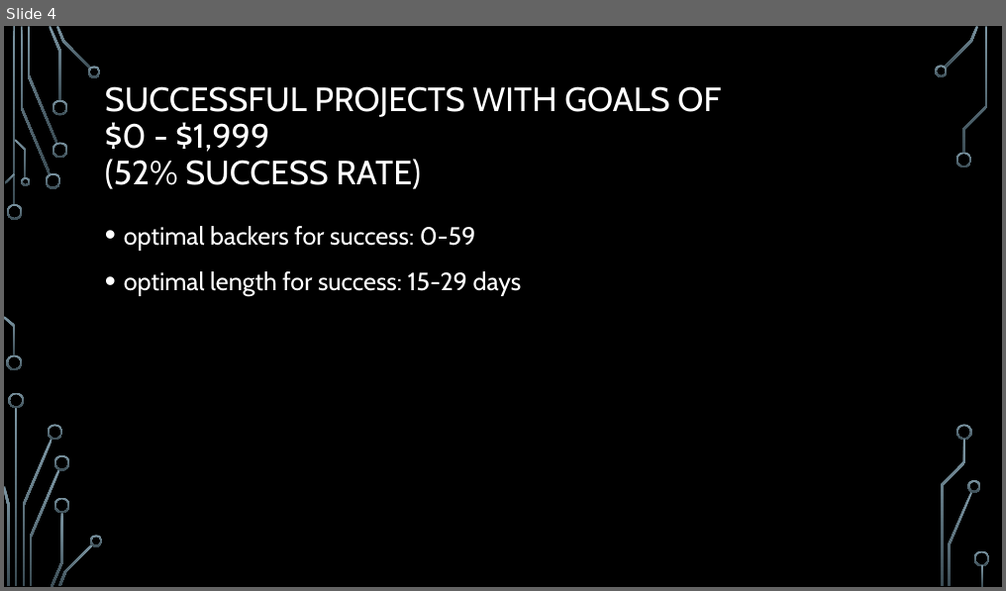
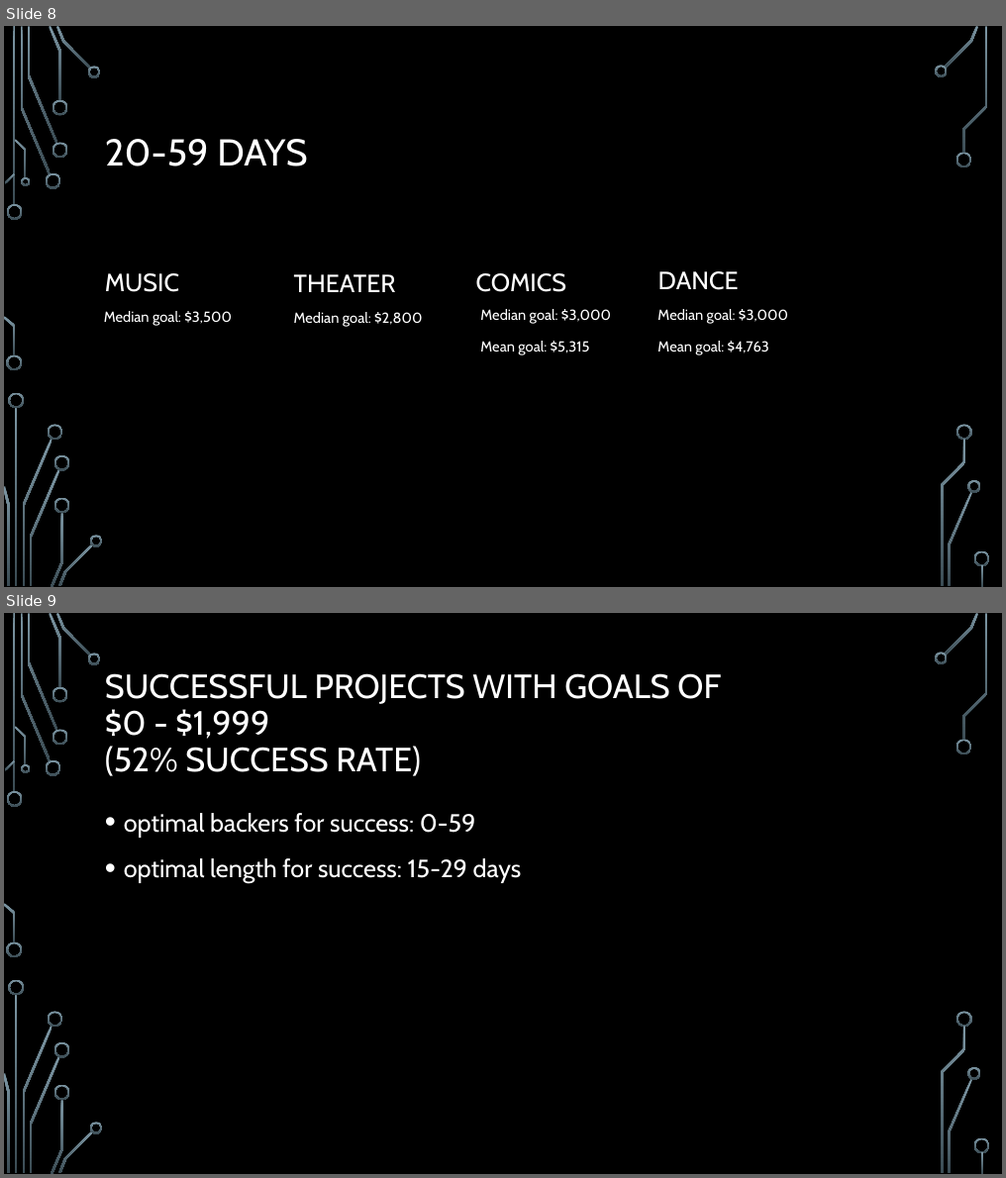
Before and after one commit to anitawahi/DataAnalyticsPractitioner22, a slide deck: Kickstarter Project Pres.pptx. Shown one above the other, each under a label of ours: slide 4 before the commit, slides 8 and 9 after it. The pictures are 1006x591 and 1006x1178 pixels, drawn with LibreOffice and Linux fonts; fonts in the diff are those of the drawing; background and template pictures are left out. Boxes give left, top, right and bottom in pixels: in the first picture for what was removed or moved away, otherwise in the second. Text is boxed around its words. In the diff, an @@ line names an element or a change of style, - is before the commit and + after.

```diff
--- a/Kickstarter Project Pres.pptx
+++ b/Kickstarter Project Pres.pptx
@@ slide 8 added at (x1=4, y1=26, x2=1002, y2=587), background picture (left out); not listed: 36 template elements that a slide beside it also shows @@
@@ title added at (x1=105, y1=139, x2=307, y2=167), 36 pt, text #FFFFFF @@
+20-59 DAYS
@@ text added at (x1=105, y1=274, x2=179, y2=292), 24 pt, text #FFFFFF @@
+MUSIC
@@ text added at (x1=294, y1=274, x2=396, y2=292), 24 pt, text #FFFFFF @@
+THEATER
@@ text added at (x1=476, y1=274, x2=566, y2=292), 24 pt, text #FFFFFF @@
+COMICS
@@ text added at (x1=658, y1=272, x2=739, y2=290), 24 pt, text #FFFFFF @@
+DANCE
@@ text added at (x1=104, y1=311, x2=232, y2=326), 14 pt, text #FFFFFF @@
+Median goal: $3,500
@@ text added at (x1=294, y1=312, x2=422, y2=327), 14 pt, text #FFFFFF @@
+Median goal: $2,800
@@ text added at (x1=480, y1=309, x2=611, y2=356), 14 pt, text #FFFFFF @@
+Median goal: $3,000
+Mean goal: $5,315
@@ text added at (x1=657, y1=309, x2=788, y2=356), 14 pt, text #FFFFFF @@
+Median goal: $3,000
+Mean goal: $4,763
@@ what was slide 4 is now slide 9 @@
```
Also in this commit, not shown: 2 slides changed, 5 other slides added.
